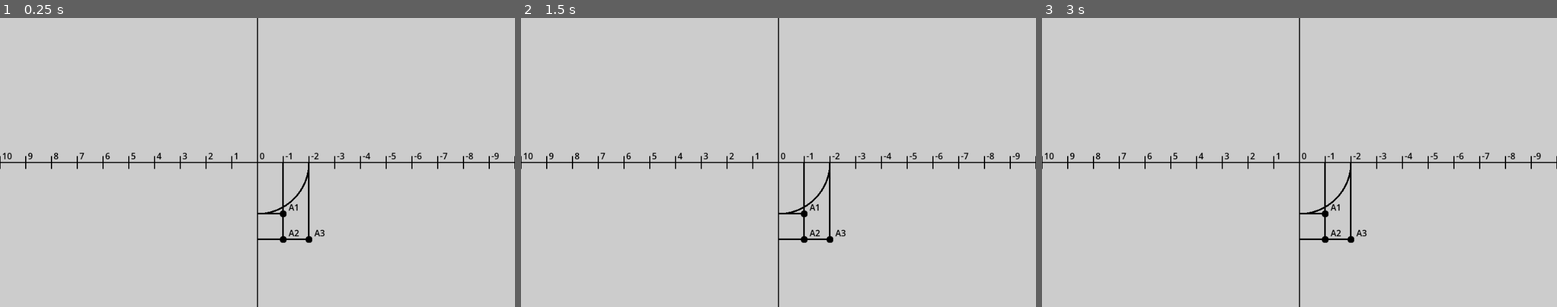
Above: before the commit, frames 1-3 (left to right).
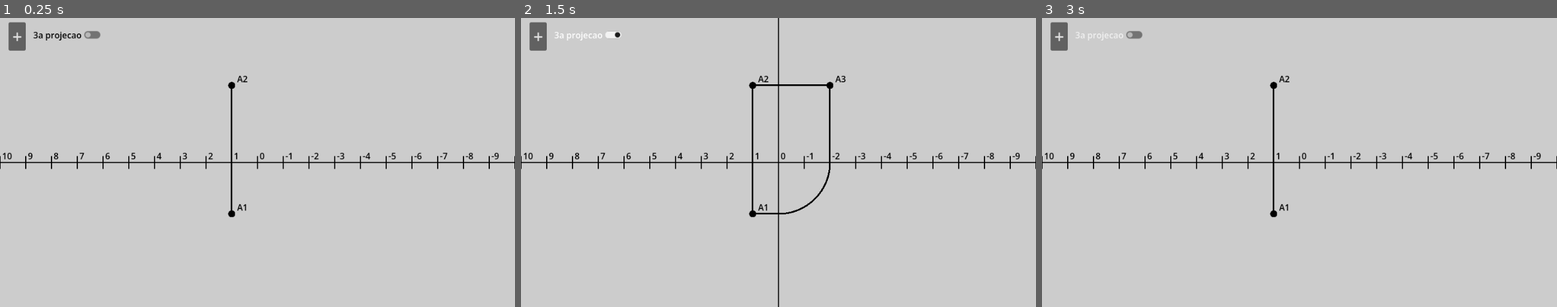
Above: after the commit, the same moments.

Repository: KP913/GeoDes-Editor
Game: Godot game, scene res://main.tscn
Two runs of this game, one before a commit and one after it. Both use one fixed random seed, a clock stepped at 60 frames per second and the inputs below. The engine's default icon, where the game draws it, is replaced by a stand-in: a white triangle on a blue panel in a dark square.
Inputs (mouse positions are in pixels of both pictures, inside the frame that each line leads up to):
- Up to frame 1 (0.25 s): no input
- Up to frame 2 (1.5 s): click (536, 35) at 0.5 s, where only the run after the commit has a clickable "+"; click (587, 35) at 1.25 s, where only the run after the commit has a clickable "3a projecao"
- Up to frame 3 (3 s): click (1057, 35) at 2 s, where only the run after the commit has a clickable "+"; click (1108, 35) at 2.75 s, where only the run after the commit has a clickable "3a projecao"

The runs differ from the first frame. In frame 1, 1.7% of the frame differs, in the area x 1-64%, y 0-100%; in frame 2, 1.5%; in frame 3, 1.6%.

Commit message:
checkbox p3 visible

Diff:
--- a/main.gd
+++ b/main.gd
@@ -1,9 +1,9 @@
 extends Node2D
 
-var points := [Vector3(-1,2,-3)]
+var points := [Vector3(1,2,3)]
 var inicialpointname := "A"
 var pointindice := 0
-var is_P3_visible := true
+var is_P3_visible := false
 
 
 # Called when the node enters the scene tree for the first time.
@@ -36,3 +36,8 @@
 
 func _input(event: InputEvent) -> void:
 	pass
+
+
+func _on_a_projecao_toggled(toggled_on: bool) -> void:
+	is_P3_visible = toggled_on
+	$EixoY.visible = toggled_on
--- a/main.tscn
+++ b/main.tscn
@@ -1,7 +1,6 @@
 [gd_scene format=3 uid="uid://cdshdnccef1ok"]
 
 [ext_resource type="Script" uid="uid://00ch8la2k767" path="res://main.gd" id="1_0xm2m"]
-[ext_resource type="Texture2D" uid="uid://bwuqydcirispy" path="res://icon.svg" id="1_ig7tw"]
 [ext_resource type="Script" uid="uid://cjync045ce8j2" path="res://camera.gd" id="3_h2yge"]
 
 [node name="Main" type="Node2D" unique_id=2109689240]
@@ -19,14 +18,30 @@
 width = 2.0
 default_color = Color(0, 0, 0, 1)
 
-[node name="Joao pedro" type="Sprite2D" parent="." unique_id=2082848868]
-visible = false
-scale = Vector2(0.25, 0.25)
-texture = ExtResource("1_ig7tw")
-
 [node name="Camera" type="Camera2D" parent="." unique_id=721319511]
 script = ExtResource("3_h2yge")
 
 [node name="EixoXLinhas" type="Node2D" parent="." unique_id=1188559432]
 
 [node name="Pontos" type="Node2D" parent="." unique_id=334612605]
+
+[node name="CanvasLayer" type="CanvasLayer" parent="." unique_id=1573319556]
+
+[node name="AddPoint" type="Button" parent="CanvasLayer" unique_id=732146237]
+offset_left = 16.0
+offset_top = 8.0
+offset_right = 48.0
+offset_bottom = 61.0
+theme_override_constants/line_spacing = -16
+theme_override_font_sizes/font_size = 32
+text = "+"
+
+[node name="3aProjecao" type="CheckButton" parent="CanvasLayer" unique_id=512468806]
+offset_left = 56.0
+offset_top = 16.0
+offset_right = 194.0
+offset_bottom = 47.0
+theme_override_colors/font_color = Color(0, 0, 0, 1)
+text = "3a projecao"
+
+[connection signal="toggled" from="CanvasLayer/3aProjecao" to="." method="_on_a_projecao_toggled"]
--- a/point.gd
+++ b/point.gd
@@ -1,9 +1,13 @@
 extends Node2D
 
 var coords := Vector3(0, 0, 0)
-var is_P3_visible := true
+@onready var main = find_parent("Main")
 # Called when the node enters the scene tree for the first time.
 func _ready() -> void:
+	pass
+
+# Called every frame. 'delta' is the elapsed time since the previous frame.
+func _process(delta: float) -> void:
 	$P1.position.x = -coords.x * 48
 	$P1.position.y = coords.y * 48
 
@@ -18,13 +22,12 @@
 	$LabelPoint1.position = $P1.position + Vector2(10, -24)
 	$LabelPoint2.text = name+"2"
 	$LabelPoint2.position = $P2.position + Vector2(10, -24)
+	$P3.visible = main.is_P3_visible
+	$LabelPoint3.visible = main.is_P3_visible
+	$LineP2P3.visible = main.is_P3_visible
+	$LineP1P3.visible = main.is_P3_visible
 
-	if is_P3_visible:
-		$P3.show()
-		$LabelPoint3.show()
-		$LineP2P3.show()
-		$LineP1P3.show()
-
+	if main.is_P3_visible:
 		$P3.position.x = coords.y*48
 		$P3.position.y = -coords.z*48
 
@@ -47,7 +50,3 @@
 		lista.append(Vector2($P3.position.x,0))
 		lista.append($P3.position)
 		$LineP1P3.points = lista
-
-# Called every frame. 'delta' is the elapsed time since the previous frame.
-func _process(delta: float) -> void:
-	pass
